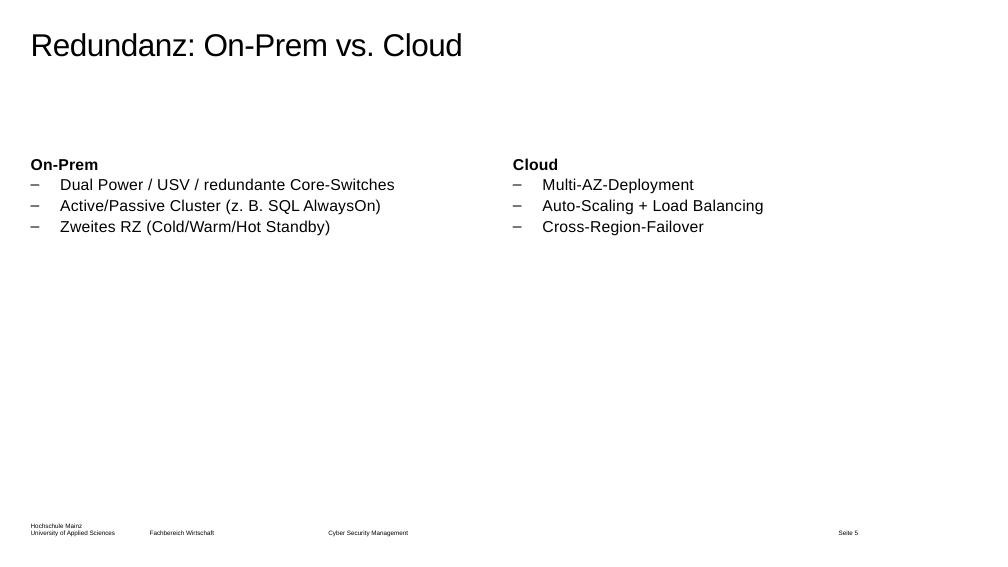
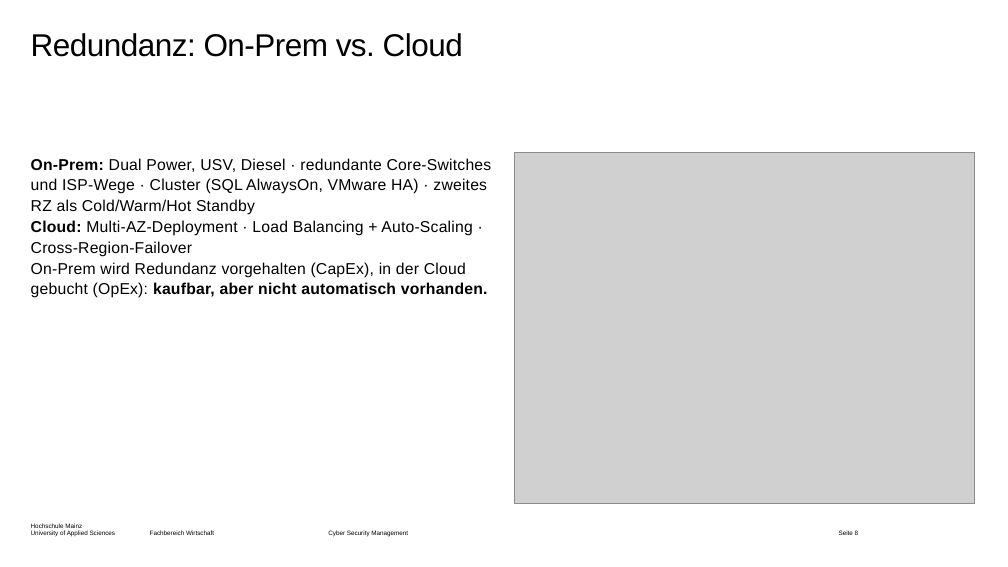
Before and after one commit to dlo-delphi/csm-cyber_resilienz-quarto, a slide deck: slide 8 of Präsentationen/Termin-03/_powerpoint/main.pptx (slide 5 before the commit). Drawn at 1008x567 pixels with LibreOffice and Linux fonts; fonts in the diff are those of the drawing; grey boxes stand for pictures; background and template pictures are left out. Boxes give left, top, right and bottom in pixels: in the first picture for what was removed or moved away, otherwise in the second. Text is boxed around its words. In the diff, an @@ line names an element or a change of style, - is before the commit and + after.

```diff
--- a/Präsentationen/Termin-03/_powerpoint/main.pptx
+++ b/Präsentationen/Termin-03/_powerpoint/main.pptx
@@ text at box(31, 158, 492, 298): text changed @@
-On-Prem
-– Dual Power / USV / redundante Core-Switches
-– Active/Passive Cluster (z. B. SQL AlwaysOn)
-– Zweites RZ (Cold/Warm/Hot Standby)
+On-Prem: Dual Power, USV, Diesel · redundante Core-Switches und ISP-Wege · Cluster (SQL AlwaysOn, VMware HA) · zweites RZ als Cold/Warm/Hot Standby
+Cloud: Multi-AZ-Deployment · Load Balancing + Auto-Scaling · Cross-Region-Failover
+On-Prem wird Redundanz vorgehalten (CapEx), in der Cloud gebucht (OpEx): kaufbar, aber nicht automatisch vorhanden.
@@ text removed at box(513, 158, 764, 236) @@
-Cloud
-– Multi-AZ-Deployment
-– Auto-Scaling + Load Balancing
-– Cross-Region-Failover
@@ picture added at box(515, 152, 975, 503) @@
```
Also in this commit, not shown: 13 other slides changed, 12 slides added, 1 slide removed, 30 other files.
